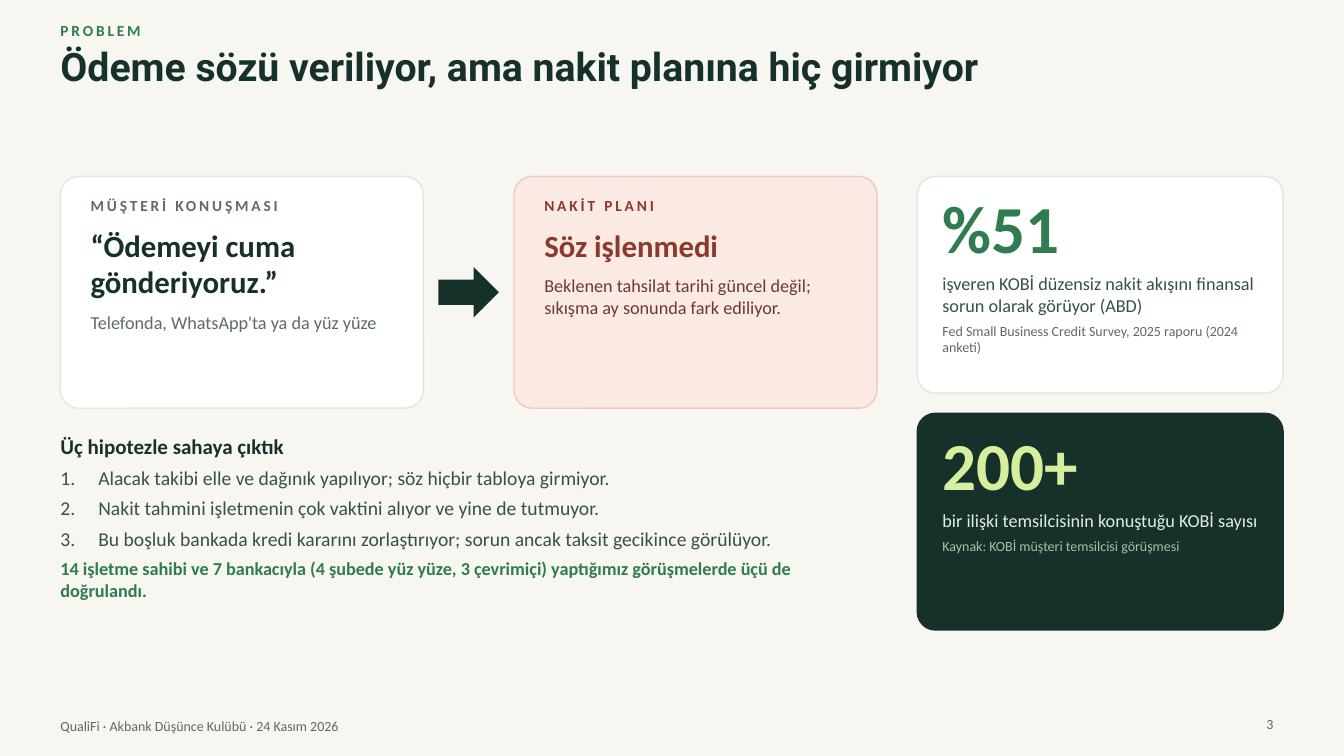
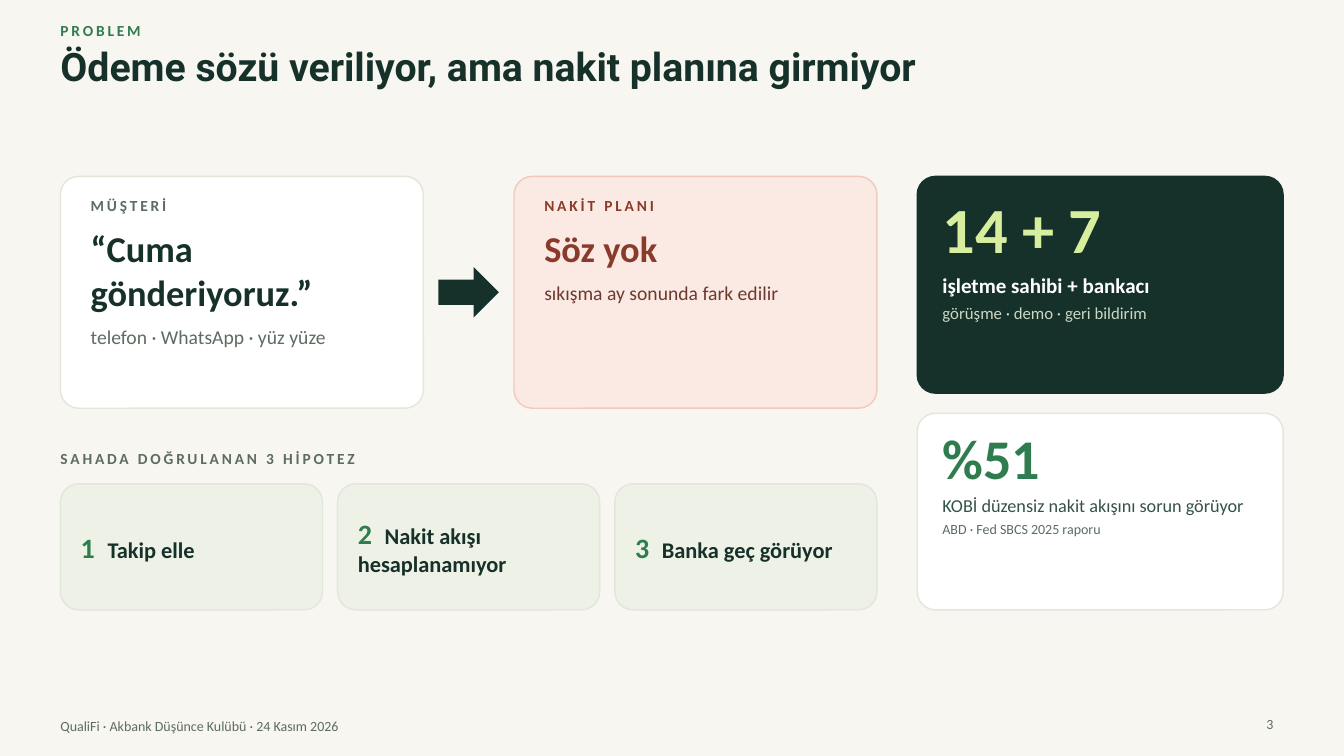
Before and after one commit to Talhaguler1/qualifi-41598058, a slide deck: slide 3 of marketing/presentation-2026-11-24/QualiFi-final-sunum.pptx. Drawn at 1344x756 pixels with LibreOffice and Linux fonts; fonts in the diff are those of the drawing. Boxes give left, top, right and bottom in pixels: in the first picture for what was removed or moved away, otherwise in the second. Text is boxed around its words. In the diff, an @@ line names an element or a change of style, - is before the commit and + after.

```diff
--- a/marketing/presentation-2026-11-24/QualiFi-final-sunum.pptx
+++ b/marketing/presentation-2026-11-24/QualiFi-final-sunum.pptx
@@ text at bbox=[60, 46, 916, 90]: text changed @@
-Ödeme sözü veriliyor, ama nakit planına hiç girmiyor
+Ödeme sözü veriliyor, ama nakit planına girmiyor
@@ rounded rectangle at bbox=[918, 176, 1284, 393]: fill #FFFFFF to #16302A; outline #E2E6DB 1 pt to #16302A 1 pt @@
@@ text at bbox=[91, 198, 325, 347]: text changed; size 13 to 14 pt @@
-MÜŞTERİ KONUŞMASI
-“Ödemeyi cuma gönderiyoruz.”
-Telefonda, WhatsApp'ta ya da yüz yüze
+MÜŞTERİ
+“Cuma gönderiyoruz.”
+telefon · WhatsApp · yüz yüze
@@ text at bbox=[544, 236, 778, 304]: text changed; size 13 to 14 pt @@
-Söz işlenmedi
-Beklenen tahsilat tarihi güncel değil; sıkışma ay sonunda fark ediliyor.
+Söz yok
+sıkışma ay sonunda fark edilir
@@ text added at bbox=[942, 211, 1150, 322], 12 pt, text #C9D8C4, bold @@
+14 + 7
+işletme sahibi + bankacı
+görüşme · demo · geri bildirim
@@ rounded rectangle: place and size @@
-rounded rectangle at bbox=[918, 413, 1284, 630]
+rounded rectangle at bbox=[918, 413, 1284, 610]
@@ rounded rectangle at bbox=[918, 413, 1284, 610]: fill #16302A to #FFFFFF; outline #16302A 1 pt to #E2E6DB 1 pt; proportions changed @@
@@ text "SAHADA DOĞRULANAN 3 HİPOTEZ" at bbox=[60, 451, 354, 464]: vertical alignment top to middle @@
@@ text at bbox=[942, 440, 1039, 480]: size 48 to 40 pt in "%51"; less space between paragraphs @@
@@ text "%51": place and size @@
-text "%51" at bbox=[942, 206, 1253, 354]
+text "%51" at bbox=[942, 440, 1244, 536]
@@ text removed at bbox=[942, 446, 1257, 554] @@
-200+
-bir ilişki temsilcisinin konuştuğu KOBİ sayısı
-Kaynak: KOBİ müşteri temsilcisi görüşmesi
@@ text at bbox=[60, 451, 354, 464]: text changed; size 14 to 11 pt; text colour #34524A to #5D6C61; bold on @@
-Üç hipotezle sahaya çıktık
-1. Alacak takibi elle ve dağınık yapılıyor; söz hiçbir tabloya girmiyor.
-2. Nakit tahmini işletmenin çok vaktini alıyor ve yine de tutmuyor.
-3. Bu boşluk bankada kredi kararını zorlaştırıyor; sorun ancak taksit gecikince görülüyor.
-14 işletme sahibi ve 7 bankacıyla (4 şubede yüz yüze, 3 çevrimiçi) yaptığımız görüşmelerde üçü de doğrulandı.
+SAHADA DOĞRULANAN 3 HİPOTEZ
@@ rounded rectangle added at bbox=[60, 484, 323, 610], fill #EEF2E6, outline #E2E6DB 1 pt @@
@@ rounded rectangle added at bbox=[338, 484, 600, 610], fill #EEF2E6, outline #E2E6DB 1 pt @@
@@ rounded rectangle added at bbox=[615, 484, 877, 610], fill #EEF2E6, outline #E2E6DB 1 pt @@
@@ text at bbox=[942, 498, 1244, 536]: text changed @@
-işveren KOBİ düzensiz nakit akışını finansal sorun olarak görüyor (ABD)
-Fed Small Business Credit Survey, 2025 raporu (2024 anketi)
+KOBİ düzensiz nakit akışını sorun görüyor
+ABD · Fed SBCS 2025 raporu
@@ text added at bbox=[358, 525, 507, 576], 16 pt, text #16302A, bold @@
+2 Nakit akışı hesaplanamıyor
@@ text added at bbox=[635, 539, 833, 562], 16 pt, text #16302A, bold @@
+3 Banka geç görüyor
@@ text added at bbox=[81, 540, 194, 562], 16 pt, text #16302A, bold @@
+1 Takip elle
```
Also in this commit, not shown: 9 other slides changed, 1 slide added, 1 slide removed, 8 other files.
